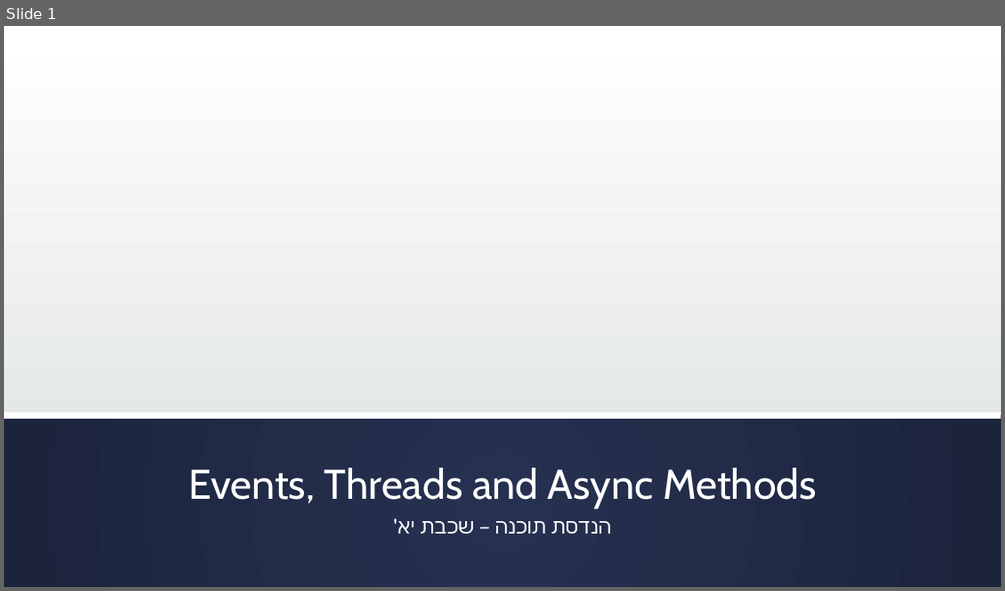
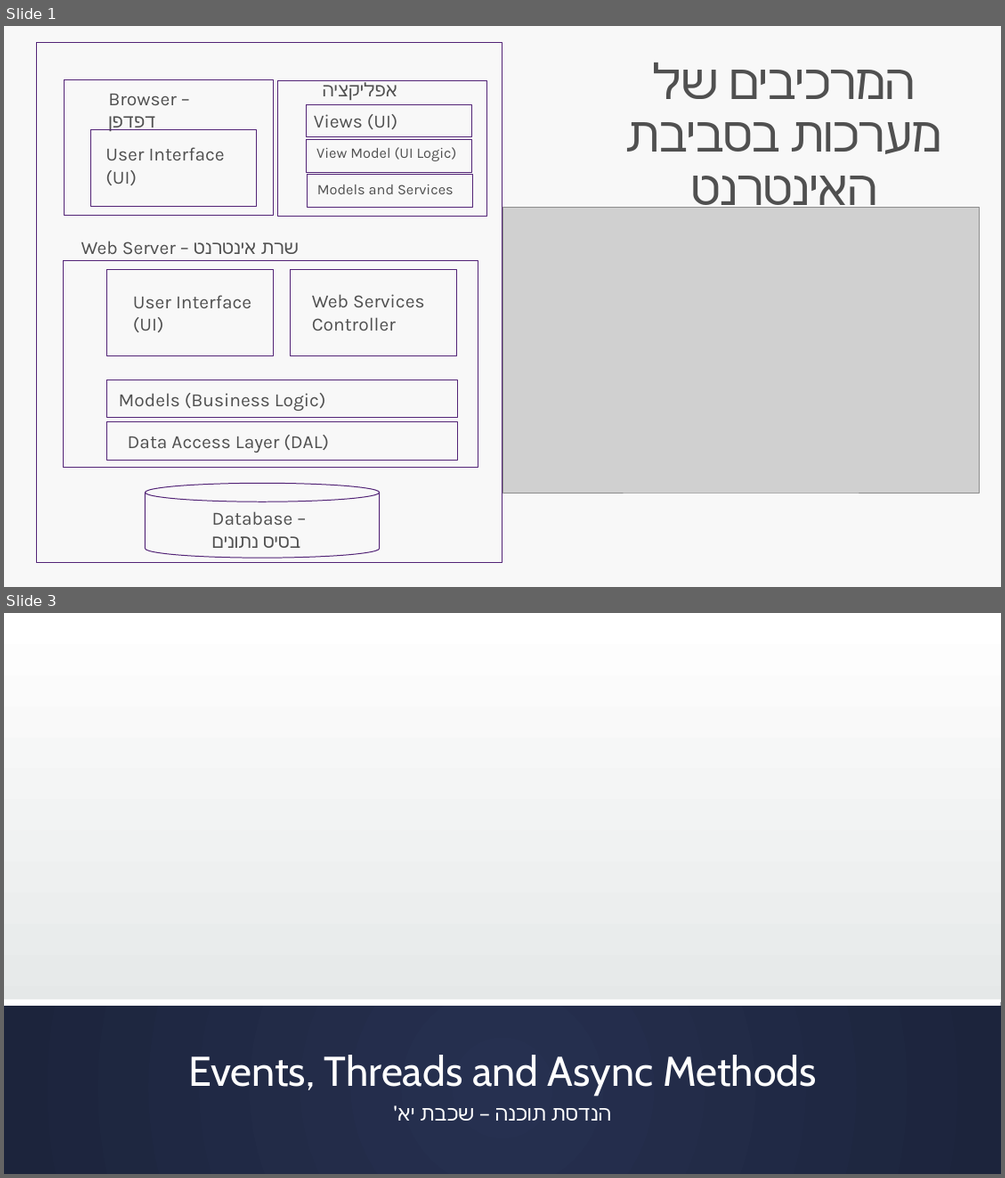
Before and after one commit to stma1one/EventsAndThreadsLecture, a slide deck: Documents/Events Threads and Async Methods.pptx. Shown one above the other, each under a label of ours: slide 1 before the commit, slides 1 and 3 after it; the slides between them are not shown. The pictures are 1005x591 and 1005x1178 pixels, drawn with LibreOffice and Linux fonts; fonts in the diff are those of the drawing; grey boxes stand for pictures; background and template pictures are left out. Boxes give left, top, right and bottom in pixels: in the first picture for what was removed or moved away, otherwise in the second. Text is boxed around its words. In the diff, an @@ line names an element or a change of style, - is before the commit and + after.

```diff
--- a/Documents/Events Threads and Async Methods.pptx
+++ b/Documents/Events Threads and Async Methods.pptx
@@ slide 1 added at (x1=4, y1=26, x2=1001, y2=587), background #F8F8F8 @@
@@ group added at (x1=37, y1=42, x2=502, y2=563): 8 rectangles, 8 texts, 1 cylinder @@
+Web Server – שרת אינטרנט
+Database – בסיס נתונים
+Data Access Layer (DAL)
+Models (Business Logic)
+User Interface (UI)
+Web Services Controller
+Browser – דפדפן
+User Interface (UI)
@@ title added at (x1=691, y1=70, x2=942, y2=208), 47 pt, text #505050 @@
+המרכיבים של מערכות בסביבת האינטרנט
@@ rectangle added at (x1=278, y1=80, x2=488, y2=216), outline #532476 0.85 pt @@
@@ rectangle added at (x1=306, y1=104, x2=472, y2=136), outline #532476 0.85 pt @@
@@ text added at (x1=323, y1=82, x2=398, y2=100), 18 pt, text #505050 @@
+אפליקציה
@@ text added at (x1=314, y1=114, x2=397, y2=129), 18 pt, text #505050 @@
+Views (UI)
@@ rectangle added at (x1=306, y1=140, x2=472, y2=172), outline #532476 0.85 pt @@
@@ text added at (x1=316, y1=147, x2=457, y2=161), 14 pt, text #505050 @@
+View Model (UI Logic)
@@ rectangle added at (x1=307, y1=175, x2=473, y2=207), outline #532476 0.85 pt @@
@@ text added at (x1=317, y1=184, x2=453, y2=194), 14 pt, text #505050 @@
+Models and Services
@@ picture added at (x1=502, y1=207, x2=979, y2=492) @@
@@ what was slide 1 is now slide 3 @@
```
Also in this commit, not shown: 5 slides changed, 1 other slide added, 1 other file.
